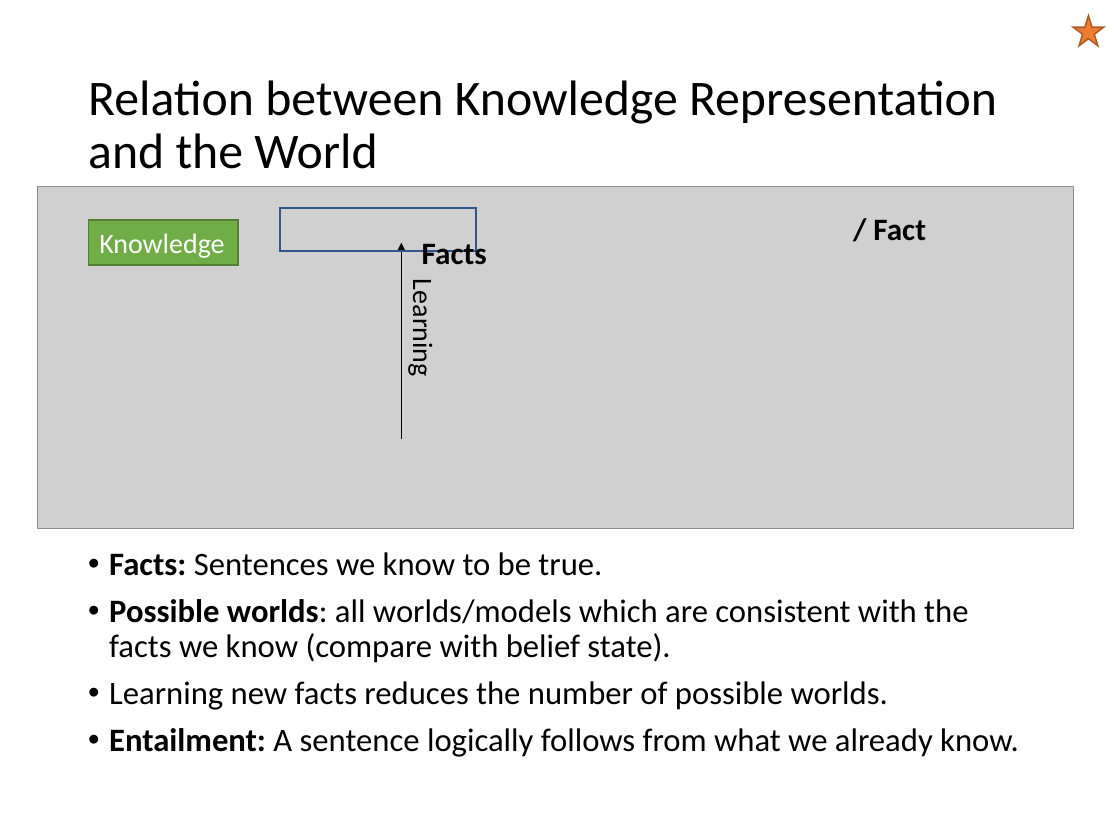
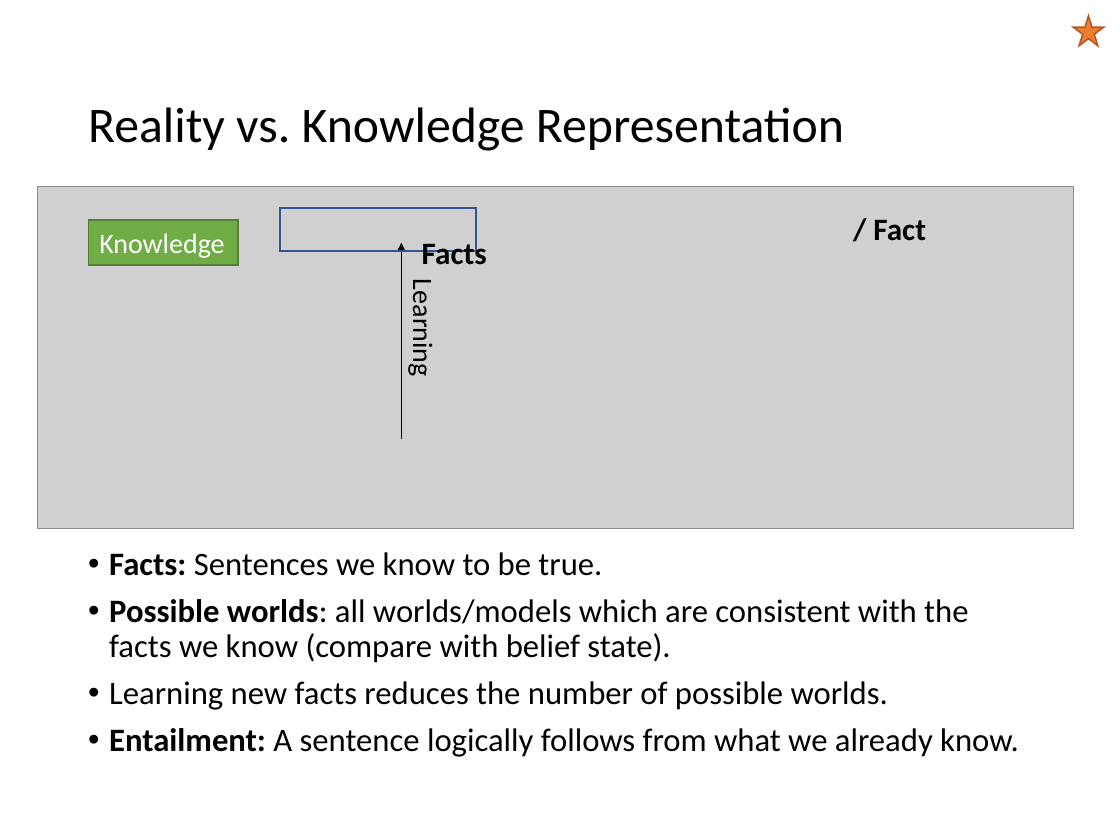
Before and after one commit to mhahsler/CS7320-AI, a slide deck: slide 3 of slides/07_logic.pptx. Drawn at 1120x840 pixels with LibreOffice and Linux fonts; fonts in the diff are those of the drawing; grey boxes stand for pictures. Boxes give left, top, right and bottom in pixels: in the first picture for what was removed or moved away, otherwise in the second. Text is boxed around its words. In the diff, an @@ line names an element or a change of style, - is before the commit and + after.

```diff
--- a/slides/07_logic.pptx
+++ b/slides/07_logic.pptx
@@ title at [88, 107, 844, 151]: text changed @@
-Relation between Knowledge Representation and the World
+Reality vs. Knowledge Representation
```
Also in this commit, not shown: 5 other slides changed, 3 slides added, 2 other files.
